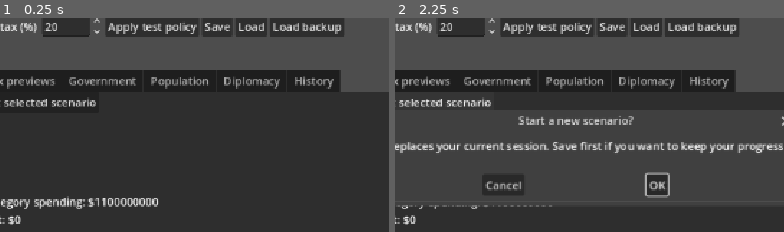
Above: before the commit, frames 1-2 (left to right).
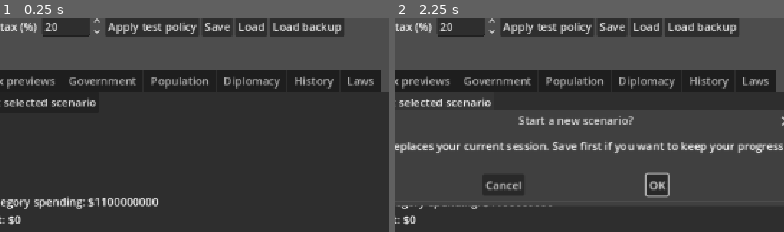
Above: after the commit, the same moments.

Repository: bhavishyadash/the-global-mandate
Game: Godot game, scene res://main.tscn
Same seed, same stepped clock (60 frames per second), same inputs: the game is played once before the commit and once after it.
Inputs:
- Up to frame 1 (0.25 s): no input
- Up to frame 2 (2.25 s): click "Advance one day" at 0.5 s; click "Apply test policy" at 1.25 s; click "Start selected scenario" at 2 s
The pictures show only the part of the screen within x 27-77%, y 15-65%; the shares and areas given below are measured in that part.

The runs differ from the first frame. In frame 1, 0.9% of the frame differs, in the area x 87-98%, y 24-35%; in frame 2, 0.9%.

Commit message:
Add healthcare law governing loop

Diff:
--- a/simulation/decisions.gd
+++ b/simulation/decisions.gd
@@ -8,6 +8,7 @@
 	"set_total_spending": {"amount": "number"},
 	"set_category_spending": {"category": "string", "amount": "number"},
 	"vote_procurement": {}, "repeal_procurement": {},
+	"vote_healthcare": {"funding": "number"}, "repeal_healthcare": {},
 	"issue_directive": {"kind": "string"}, "revoke_directive": {},
 	"start_talks": {"partner": "string", "proposal": "string"},
 	"cancel_talks": {}, "end_cooperation": {"partner": "string"},
@@ -19,6 +20,8 @@
 	"set_category_spending": ["Category spending updated.", "Category or amount is unavailable."],
 	"vote_procurement": ["Procurement vote passed.", "Procurement vote failed or the policy is already active."],
 	"repeal_procurement": ["Procurement repeal passed.", "Repeal failed or the policy is not active."],
+	"vote_healthcare": ["Healthcare proposal passed.", "Healthcare proposal failed, is unchanged, or is invalid."],
+	"repeal_healthcare": ["Healthcare repeal passed.", "Healthcare repeal failed or the policy is not active."],
 	"issue_directive": ["Directive issued.", "Directive is unavailable or another directive is active."],
 	"revoke_directive": ["Directive revoked.", "No active directive to revoke."],
 	"start_talks": ["Diplomatic talks opened.", "Talks unavailable: check the partner, proposal, active talks and cooldown."],
@@ -51,6 +54,8 @@
 		"set_category_spending": accepted = world.set_category_spending(args.category, float(args.amount))
 		"vote_procurement": accepted = world.vote_procurement()
 		"repeal_procurement": accepted = world.vote_procurement_repeal()
+		"vote_healthcare": accepted = world.vote_healthcare(float(args.funding))
+		"repeal_healthcare": accepted = world.repeal_healthcare()
 		"issue_directive": accepted = world.issue_directive(args.kind)
 		"revoke_directive": accepted = world.revoke_directive()
 		"start_talks": accepted = world.start_diplomatic_talks(args.partner, args.proposal)
--- /dev/null
+++ b/simulation/healthcare.gd
@@ -0,0 +1,63 @@
+extends RefCounted
+
+# Fictional test policy. Dollar amounts are annual and all coefficients are
+# illustrative, not estimates of real healthcare or legislative behavior.
+const FUNDING_OPTIONS := [50000000.0, 100000000.0, 200000000.0]
+const DAYS_AT_NORMAL_CAPACITY := 120.0
+const TARGET_PER_100M := 20.0
+var active := false
+var funding := 0.0
+var progress := 0.0
+
+static func valid_funding(amount: float) -> bool:
+	return is_finite(amount) and (amount == 50000000.0 or amount == 100000000.0 or amount == 200000000.0)
+
+func support(parties: Array, amount: float, repeal: bool = false) -> Array:
+	if not valid_funding(amount) or parties.size() != 3:
+		return []
+	# Test party positions: government supports its bill/repeal; Reform backs
+	# lower funding and repeal of larger programs; Opposition backs the largest.
+	var positions := [true, amount >= 100000000.0 if repeal else amount <= 100000000.0, false if repeal else amount >= 200000000.0]
+	var result: Array = []
+	for i in range(3):
+		result.append({"name": parties[i].name, "seats": int(parties[i].seats), "support": positions[i]})
+	return result
+
+func votes(positions: Array) -> int:
+	var result := 0
+	for party in positions:
+		if party.support:
+			result += int(party.seats)
+	return result
+
+func advance_day(administration: float) -> bool:
+	if not active or progress >= 100.0:
+		return false
+	# Neutral administration (50/100) completes the rollout in 120 days;
+	# weak administration slows it, and zero capacity stalls it.
+	progress = minf(100.0, progress + clampf(administration / 50.0, 0.0, 2.0) * 100.0 / DAYS_AT_NORMAL_CAPACITY)
+	if progress >= 100.0 - 0.000001:
+		progress = 100.0
+	return progress >= 100.0
+
+func health_bonus() -> float:
+	return TARGET_PER_100M * (funding / 100000000.0) * (progress / 100.0) if active else 0.0
+
+func export_state() -> Dictionary:
+	return {"active": active, "funding": funding, "progress": progress}
+
+func import_state(data: Variant) -> bool:
+	if not data is Dictionary or not data.get("active") is bool or not _number(data.get("funding")) or not _number(data.get("progress")):
+		return false
+	if data.active:
+		if not valid_funding(float(data.funding)) or data.progress < 0.0 or data.progress > 100.0:
+			return false
+	elif data.funding != 0.0 or data.progress != 0.0:
+		return false
+	active = data.active
+	funding = float(data.funding)
+	progress = float(data.progress)
+	return true
+
+static func _number(value: Variant) -> bool:
+	return (value is int or value is float) and is_finite(float(value))
--- a/simulation/services.gd
+++ b/simulation/services.gd
@@ -7,15 +7,15 @@
 const GROUP_SENSITIVITIES := [0.35, 0.25, 0.15]
 var levels := {"Health": 50.0, "Education": 50.0, "Security": 50.0, "Infrastructure": 50.0, "Administration": 50.0}
 
-func target(category: String, spending: float, population: int, administration_bonus: float = 0.0) -> float:
+func target(category: String, spending: float, population: int, administration_bonus: float = 0.0, health_bonus: float = 0.0) -> float:
 	if not BASELINE.has(category) or population <= 0:
 		return 0.0
 	var baseline_for_population: float = BASELINE[category] * population / BASE_POPULATION
-	return clampf(50.0 * spending / baseline_for_population + (administration_bonus if category == "Administration" else 0.0), 0.0, 100.0)
+	return clampf(50.0 * spending / baseline_for_population + (administration_bonus if category == "Administration" else 0.0) + (health_bonus if category == "Health" else 0.0), 0.0, 100.0)
 
-func advance_day(categories: Dictionary, population: int, administration_bonus: float = 0.0) -> void:
+func advance_day(categories: Dictionary, population: int, administration_bonus: float = 0.0, health_bonus: float = 0.0) -> void:
 	for category in BASELINE:
-		var desired := target(category, float(categories[category]), population, administration_bonus)
+		var desired := target(category, float(categories[category]), population, administration_bonus, health_bonus)
 		levels[category] += (desired - levels[category]) / RESPONSE_DAYS
 
 func group_bonuses() -> Array:
--- a/simulation/world.gd
+++ b/simulation/world.gd
@@ -4,6 +4,7 @@
 const Services = preload("res://simulation/services.gd")
 const Institutions = preload("res://simulation/institutions.gd")
 const Diplomacy = preload("res://simulation/diplomacy.gd")
+const Healthcare = preload("res://simulation/healthcare.gd")
 const Scenario = preload("res://simulation/scenario.gd")
 const DEFAULT_SCENARIO := "res://data/scenarios/test_republic.json"
 const PROCUREMENT_ANNUAL_COST := 10000000.0
@@ -17,6 +18,7 @@
 var services = Services.new()
 var institutions = Institutions.new()
 var diplomacy = Diplomacy.new()
+var healthcare = Healthcare.new()
 
 # All values here are fictional test data; rates are annual USD.
 const INITIAL_DATE := {"year": 2026, "month": 1, "day": 1}
@@ -55,6 +57,7 @@
 	services = Services.new()
 	institutions = Institutions.new()
 	diplomacy = Diplomacy.new()
+	healthcare = Healthcare.new()
 	if data.version == 2:
 		politics.import_state(data.politics)
 		services.import_state(data.services)
@@ -96,13 +99,13 @@
 func policy_annual_cost() -> float:
 	var procurement: float = PROCUREMENT_ANNUAL_COST if politics.procurement_policy and politics.procurement_progress >= 100 else 0.0
 	var reporting: float = REPORTING_ANNUAL_COST if reporting_effect_active() else 0.0
-	return procurement + reporting + diplomacy.annual_agreement_cost()
+	return procurement + reporting + diplomacy.annual_agreement_cost() + (healthcare.funding if healthcare.active else 0.0)
 
 func reporting_effect_active() -> bool:
 	return institutions.kind == "reporting" and institutions.status == "implemented"
 
 func service_target(category: String, spending: float) -> float:
-	return services.target(category, spending, country.population, REPORTING_ADMIN_TARGET_BONUS if reporting_effect_active() else 0.0)
+	return services.target(category, spending, country.population, REPORTING_ADMIN_TARGET_BONUS if reporting_effect_active() else 0.0, healthcare.health_bonus())
 
 func daily_balance() -> float:
 	return annual_balance() / (366.0 if is_leap_year(date.year) else 365.0)
@@ -117,7 +120,7 @@
 	future.scenario_id = scenario_id
 	future.random_seed_value = random_seed_value
 	future.random_state = random_state
-	if not future.politics.import_state(politics.export_state() …(154 unchanged characters)… y.import_state(diplomacy.export_state()):
+	if not future.politics.import_state(politics.export_state() …(154 unchanged characters)… y.import_state(diplomacy.export_state()) or not future.healthcare.import_state(healthcare.export_state()):
 		return {}
 	for key in changes:
 		if key not in ["income_tax", "consumption_tax", "corporate_tax", "spending"] or not _is_number(changes[key]):
@@ -173,11 +176,13 @@
 		country.debt -= repayment
 		fiscal.repaid += repayment
 		country.treasury += balance - repayment
-	services.advance_day(country.spending_categories, country.population, REPORTING_ADMIN_TARGET_BONUS if reporting_effect_active() else 0.0)
+	services.advance_day(country.spending_categories, country.population, REPORTING_ADMIN_TARGET_BONUS if reporting_effect_active() else 0.0, healthcare.health_bonus())
 	politics.apply_service_bonuses(services.group_bonuses())
 	country.approval = politics.approval()
 	if politics.advance_day():
 		add_event("Procurement policy implementation completed.", "policy")
+	if healthcare.advance_day(services.levels.Administration):
+		add_event("Healthcare program reached full implementation.", "policy")
 	var institutional_event: String = institutions.advance_day()
 	if not institutional_event.is_empty():
 		add_event(institutional_event, "institution")
@@ -229,7 +234,7 @@
 func export_snapshot() -> Dictionary:
 	# Return detached data so consumers cannot mutate the running world through
 	# an exported snapshot. The same representation is used for save files.
-	return {"version": 14, "scenario_id": scenario_id, "random_se …(441 unchanged characters)…
+	return {"version": 15, "healthcare": healthcare.export_state(), "scenario_id": scenario_id, "random_se …(441 unchanged characters)…
 
 func save_game(path: String) -> String:
 	var temporary := path + ".tmp"
@@ -296,7 +301,7 @@
 
 func import_snapshot(parsed: Variant) -> String:
 	# Validate into temporary subsystem objects before replacing live state.
-	if not parsed is Dictionary or not _is_whole_number(parsed.get("version")) or parsed.version < 1 or parsed.version > 14:
+	if not parsed is Dictionary or not _is_whole_number(parsed.get("version")) or parsed.version < 1 or parsed.version > 15:
 		return "Save is invalid or uses an unsupported version."
 	var d: Variant = parsed.get("date")
 	var c: Variant = parsed.get("country")
@@ -376,6 +381,9 @@
 	var loaded_politics = Politics.new()
 	var loaded_services = Services.new()
 	var loaded_institutions = Institutions.new()
+	var loaded_healthcare = Healthcare.new()
+	if parsed.version >= 15 and not loaded_healthcare.import_state(parsed.get("healthcare")):
+		return "Save has invalid healthcare policy data."
 	var loaded_diplomacy = Diplomacy.new()
 	if parsed.version >= 9:
 		var diplomatic_data: Variant = parsed.get("diplomacy")
@@ -431,6 +439,7 @@
 	politics = loaded_politics
 	services = loaded_services
 	institutions = loaded_institutions
+	healthcare = loaded_healthcare
 	diplomacy = loaded_diplomacy
 	events.clear()
 	for event in e:
@@ -548,6 +557,43 @@
 	add_event("%s tax changed from %.1f%% to %.1f%%." % [kind.capitalize(), previous * 100.0, rate * 100.0], "finance")
 	return true
 
+func preview_healthcare(amount: float, repeal: bool = false) -> Dictionary:
+	if not Healthcare.valid_funding(amount) or (repeal and (not healthcare.active or amount != healthcare.funding)):
+		return {}
+	var positions: Array = healthcare.support(politics.parties, amount, repeal)
+	var seats: int = healthcare.votes(positions)
+	var current_cost: float = healthcare.funding if healthcare.active else 0.0
+	var next_cost := 0.0 if repeal else amount
+	return {"positions": positions, "votes": seats, "passes": seats > 50, "annual_cost": next_cost, "annual_balance": annual_balance() + current_cost - next_cost, "administration": services.levels.Administration, "progress": healthcare.progress, "full_health_target_bonus": Healthcare.TARGET_PER_100M * amount / 100000000.0 if not repeal else 0.0}
+
+func vote_healthcare(amount: float) -> bool:
+	var preview := preview_healthcare(amount)
+	if preview.is_empty() or (healthcare.active and healthcare.funding == amount):
+		return false
+	if not preview.passes:
+		add_event("Healthcare proposal failed with %d of 100 seats." % preview.votes, "policy")
+		return false
+	var amending: bool = healthcare.active
+	if amending and amount > healthcare.funding:
+		healthcare.progress *= healthcare.funding / amount
+	healthcare.active = true
+	healthcare.funding = amount
+	add_event("Healthcare %s passed with %d of 100 seats; annual funding is $%.0f." % ["amendment" if amending else "proposal", preview.votes, amount], "policy")
+	return true
+
+func repeal_healthcare() -> bool:
+	if not healthcare.active:
+		return false
+	var preview := preview_healthcare(healthcare.funding, true)
+	if not preview.passes:
+		add_event("Healthcare repeal failed with %d of 100 seats." % preview.votes, "policy")
+		return false
+	healthcare.active = false
+	healthcare.funding = 0.0
+	healthcare.progress = 0.0
+	add_event("Healthcare repeal passed with %d of 100 seats; future costs stopped." % preview.votes, "policy")
+	return true
+
 func vote_procurement() -> bool:
 	var votes: int = politics.votes_for_policy()
 	if politics.vote_procurement():
--- /dev/null
+++ b/tests/healthcare_test.gd
@@ -0,0 +1,57 @@
+extends SceneTree
+
+const World = preload("res://simulation/world.gd")
+const SAVE := "res://tests/healthcare_test_save.json"
+
+func _initialize() -> void:
+	for suffix in ["", ".bak", ".invalid", ".bak.previous", ".tmp"]:
+		if FileAccess.file_exists(SAVE + suffix):
+			push_error("Healthcare test save already exists: " + SAVE + suffix)
+			quit(1)
+			return
+	var world = World.new()
+	var preview: Dictionary = world.preview_healthcare(100000000.0)
+	assert(preview.votes == 70 and preview.passes and not world.healthcare.active)
+	assert(world.preview_healthcare(75000000.0).is_empty())
+	var baseline: float = world.annual_balance()
+	assert(world.vote_healthcare(100000000.0))
+	assert(is_equal_approx(world.annual_balance(), baseline - 100000000.0))
+	var model = World.Healthcare.new()
+	model.active = true
+	model.funding = 100000000.0
+	model.advance_day(0.0)
+	assert(model.progress == 0.0)
+	model.advance_day(25.0)
+	assert(is_equal_approx(model.progress, 100.0 / 240.0))
+	for day in range(30):
+		world.advance_day()
+	assert(world.healthcare.progress > 0.0 and world.healthcare.progress < 100.0)
+	assert(world.fiscal.policy > 0.0 and world.healthcare.health_bonus() > 0.0)
+	assert(world.save_game(SAVE).is_empty())
+	var restored = World.new()
+	assert(restored.load_game(SAVE).is_empty())
+	assert(is_equal_approx(restored.healthcare.progress, world.healthcare.progress))
+	var before: float = restored.healthcare.progress
+	assert(restored.vote_healthcare(200000000.0))
+	assert(is_equal_approx(restored.healthcare.progress, before / 2.0))
+	assert(is_equal_approx(restored.policy_annual_cost(), 200000000.0))
+	var forecast: Dictionary = restored.forecast_fiscal(30)
+	assert(restored.healthcare.progress < before)
+	for day in range(30):
+		restored.advance_day()
+	assert(is_equal_approx(restored.country.treasury, forecast.cash))
+	assert(is_equal_approx(restored.country.debt, forecast.debt))
+	assert(restored.repeal_healthcare())
+	assert(not restored.healthcare.active and restored.healthcare.progress == 0.0)
+	assert(is_zero_approx(restored.policy_annual_cost()))
+	var rejected = World.new()
+	rejected.politics.parties[0].seats = 20
+	rejected.politics.parties[1].seats = 20
+	rejected.politics.parties[2].seats = 60
+	assert(not rejected.vote_healthcare(100000000.0))
+	assert(not rejected.healthcare.active and is_zero_approx(rejected.policy_annual_cost()))
+	var bad = World.Healthcare.new()
+	assert(not bad.import_state({"active": true, "funding": 100000000.0, "progress": 101.0}))
+	DirAccess.remove_absolute(ProjectSettings.globalize_path(SAVE))
+	print("Healthcare governing checks passed")
+	quit(0)
--- a/tests/ui_test.gd
+++ b/tests/ui_test.gd
@@ -8,7 +8,13 @@
 	var screen = load("res://main.tscn").instantiate()
 	root.add_child(screen)
 	screen.set_process(false)
-	assert(screen.dashboard_tabs.get_tab_count() == 7)
+	assert(screen.dashboard_tabs.get_tab_count() == 8)
+	assert(screen.dashboard_tabs.get_tab_title(7) == "Laws")
+	assert("70/100" in screen.healthcare_summary.text)
+	screen._vote_healthcare()
+	assert(screen.world.healthcare.active and "active" in screen.healthcare_summary.text)
+	screen._repeal_healthcare()
+	assert(not screen.world.healthcare.active)
 	assert(screen.dashboard_tabs.get_tab_title(1) == "Budget & services")
 	assert(screen.dashboard_tabs.get_tab_title(3) == "Government")
 	assert(screen.dashboard_tabs.get_tab_title(4) == "Population")
--- a/ui/main.gd
+++ b/ui/main.gd
@@ -30,6 +30,8 @@
 var directive_picker: OptionButton
 var directive_summary: Label
 var dashboard_tabs: TabContainer
+var healthcare_picker: OptionButton
+var healthcare_summary: Label
 var forecast_label: Label
 var comparison_label: Label
 var forecast_current := false
@@ -235,6 +237,7 @@
 	var population := _make_dashboard_tab("Population")
 	var diplomacy_tab := _make_dashboard_tab("Diplomacy")
 	var decisions := _make_dashboard_tab("History")
+	var laws := _make_dashboard_tab("Laws")
 	for node in [summary, explanation]:
 		node.reparent(overview)
 	var scenario_controls := HBoxContainer.new()
@@ -312,6 +315,23 @@
 	event_filter.item_selected.connect(func(_index: int): _refresh_history())
 	decisions.add_child(event_filter)
 	decisions.move_child(event_filter, 1)
+	healthcare_picker = OptionButton.new()
+	for amount in World.Healthcare.FUNDING_OPTIONS:
+		healthcare_picker.add_item("Healthcare funding: $%.0f million / year" % (amount / 1000000.0))
+	healthcare_picker.select(1)
+	laws.add_child(healthcare_picker)
+	healthcare_picker.item_selected.connect(func(_index: int): _refresh_healthcare())
+	var healthcare_vote := Button.new()
+	healthcare_vote.text = "Submit or amend healthcare law"
+	healthcare_vote.pressed.connect(_vote_healthcare)
+	laws.add_child(healthcare_vote)
+	var healthcare_repeal := Button.new()
+	healthcare_repeal.text = "Vote to repeal healthcare law"
+	healthcare_repeal.pressed.connect(_repeal_healthcare)
+	laws.add_child(healthcare_repeal)
+	healthcare_summary = Label.new()
+	healthcare_summary.autowrap_mode = TextServer.AUTOWRAP_WORD_SMART
+	laws.add_child(healthcare_summary)
 	_refresh()
 
 func _make_dashboard_tab(title: String) -> VBoxContainer:
@@ -468,6 +488,31 @@
 func _vote_policy() -> void:
 	status.text = Decisions.execute(world, {"id": "vote_procurement", "args": {}}).message
 	_refresh()
+
+func _vote_healthcare() -> void:
+	var amount: float = World.Healthcare.FUNDING_OPTIONS[healthcare_picker.selected]
+	status.text = Decisions.execute(world, {"id": "vote_healthcare", "args": {"funding": amount}}).message
+	_refresh()
+
+func _repeal_healthcare() -> void:
+	status.text = Decisions.execute(world, {"id": "repeal_healthcare", "args": {}}).message
+	_refresh()
+
+func _refresh_healthcare() -> void:
+	var amount: float = World.Healthcare.FUNDING_OPTIONS[healthcare_picker.selected]
+	var preview: Dictionary = world.preview_healthcare(amount)
+	var law = world.healthcare
+	var lines := PackedStringArray(["HEALTHCARE LAW — fictional test model", "Current: %s | rollout %.1f%% | annual cost $%.0f million" % ["active" if law.active else "inactive", law.progress, law.funding / 1000000.0], "Administration %.1f/100 | health condition %.1f/100 | current health target %.1f/100" % [world.services.levels.Administration, world.services.levels.Health, world.service_target("Health", world.country.spending_categories.Health)], "PROPOSAL: %d/100 seats support; %s (51 required)." % [preview.votes, "passes" if preview.passes else "fails"]])
+	for party in preview.positions:
+		lines.append("%s: %d seats — %s" % [party.name, party.seats, "supports" if party.support else "opposes"])
+	lines.append("If enacted: $%.0f million/year, annual balance $%.0f million at current rates; up to +%.1f health target points, subject to the 100-point cap." % [amount / 1000000.0, preview.annual_balance / 1000000.0, preview.full_health_target_bonus])
+	if law.active:
+		var repeal: Dictionary = world.preview_healthcare(law.funding, true)
+		lines.append("Repeal support: %d/100 seats — %s." % [repeal.votes, "passes" if repeal.passes else "fails"])
+	lines.append("Costs start on the next day. Deficits are automatically borrowed; no separate appropriation is modeled. Rollout takes 120 days at administration 50/100, slower with less capacity; expanding funding stretches remaining rollout. Health conditions and population approval respond gradually. Party positions and effects are fictional placeholders.")
+	for group in world.politics.groups:
+		lines.append("%s: %.1f%% approval (service contribution %+.1f points)" % [group.name, group.approval, group.service_bonus])
+	healthcare_summary.text = "\n".join(lines)
 
 func _repeal_policy() -> void:
 	status.text = Decisions.execute(world, {"id": "repeal_procurement", "args": {}}).message
@@ -554,6 +599,7 @@
 	diplomatic_lines.append("Selected: %s — %s | current test response: %s | cooperation threshold %.0f." % [world.diploma …(220 unchanged characters)…
 	diplomacy_summary.text = "\n".join(diplomatic_lines)
 	_refresh_directive()
+	_refresh_healthcare()
 	_refresh_history()
 	_update_tax_preview(tax.value)
 	_update_additional_tax_preview(additional_tax.value)
Not shown, added: simulation/healthcare.gd.uid
Not shown, added: tests/healthcare_test.gd.uid
Not shown, changed: docs/GAME_DEVELOPMENT_REPORT.md
Not shown, changed: docs/SESSION_62.md
Not shown, changed: docs/SIMULATION_ARCHITECTURE.md
